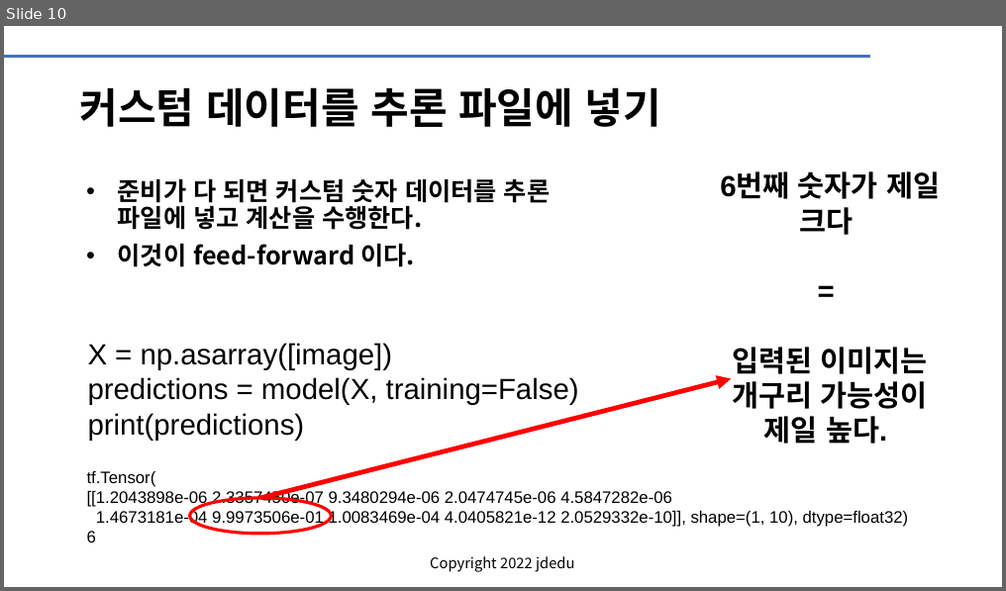
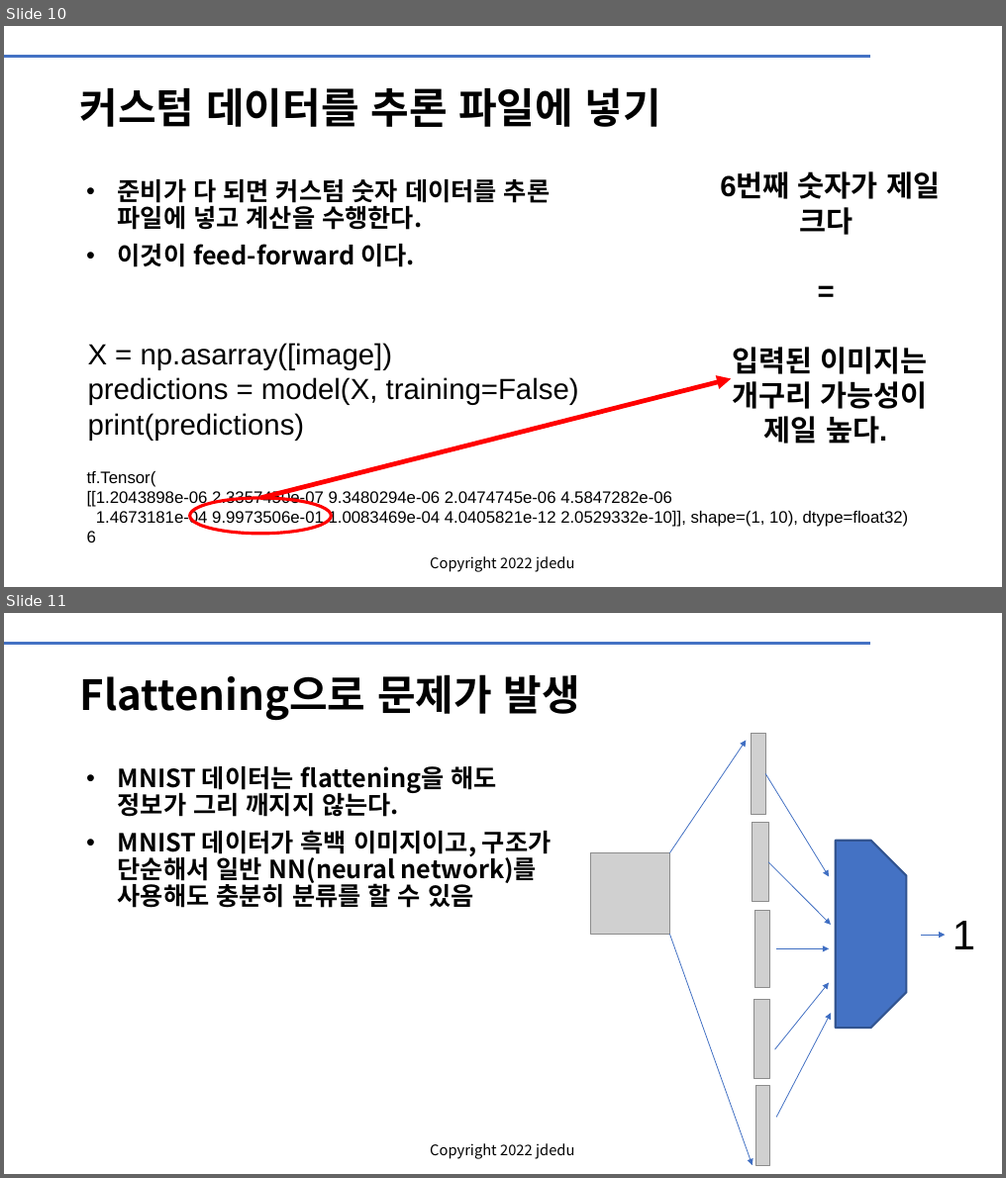
Before and after one commit to cobit-git/KOPO, a slide deck: CNN의_활용_1_CIFAR10.pptx. Shown one above the other, each under a label of ours: slide 10 before the commit, slides 10 and 11 after it. The pictures are 1006x591 and 1006x1178 pixels, drawn with LibreOffice and Linux fonts; fonts in the diff are those of the drawing; grey boxes stand for pictures; background and template pictures are left out. Boxes give left, top, right and bottom in pixels: in the first picture for what was removed or moved away, otherwise in the second. Text is boxed around its words. In the diff, an @@ line names an element or a change of style, - is before the commit and + after.

```diff
--- a/CNN의_활용_1_CIFAR10.pptx
+++ b/CNN의_활용_1_CIFAR10.pptx
@@ slide 11 added at <box>4,613,1002,1174</box>, background #FFFFFF; not listed: 2 template elements that a slide beside it also shows @@
@@ title added at <box>80,674,580,721</box>, 40 pt, text #000000, bold @@
+Flattening으로 문제가 발생
@@ arrow added from (669, 854) to (746, 741), #3F6FC3 0.75 pt @@
@@ picture added at <box>751,733,765,814</box> @@
@@ text added at <box>118,766,551,908</box>, 24 pt, text #000000, bold @@
+• MNIST 데이터는 flattening을 해도 정보가 그리 깨지지 않는다.
+• MNIST 데이터가 흑백 이미지이고, 구조가 단순해서 일반 NN(neural network)를 사용해도 충분히 분류를 할 수 있음
@@ arrow added from (765, 774) to (829, 876), #3F6FC3 0.75 pt @@
@@ picture added at <box>752,823,769,902</box> @@
@@ snip same rect added at <box>836,841,907,1029</box>, fill #4472C4, outline #325491 2 pt @@
@@ picture added at <box>591,854,670,934</box> @@
@@ arrow added from (768, 862) to (832, 925), #3F6FC3 0.75 pt @@
@@ arrow added from (669, 934) to (752, 1165), #3F6FC3 0.75 pt @@
@@ picture added at <box>755,910,769,987</box> @@
@@ arrow added from (921, 935) to (945, 935), #3F6FC3 0.75 pt @@
@@ text added at <box>952,921,975,950</box>, 40 pt, text #000000 @@
+1
@@ arrow added from (776, 950) to (829, 950), #3F6FC3 0.75 pt @@
@@ arrow added from (775, 1051) to (829, 983), #3F6FC3 0.75 pt @@
@@ picture added at <box>754,999,770,1078</box> @@
@@ arrow added from (776, 1118) to (832, 1014), #3F6FC3 0.75 pt @@
@@ picture added at <box>756,1086,769,1165</box> @@
```
Also in this commit, not shown: 7 other slides added.
